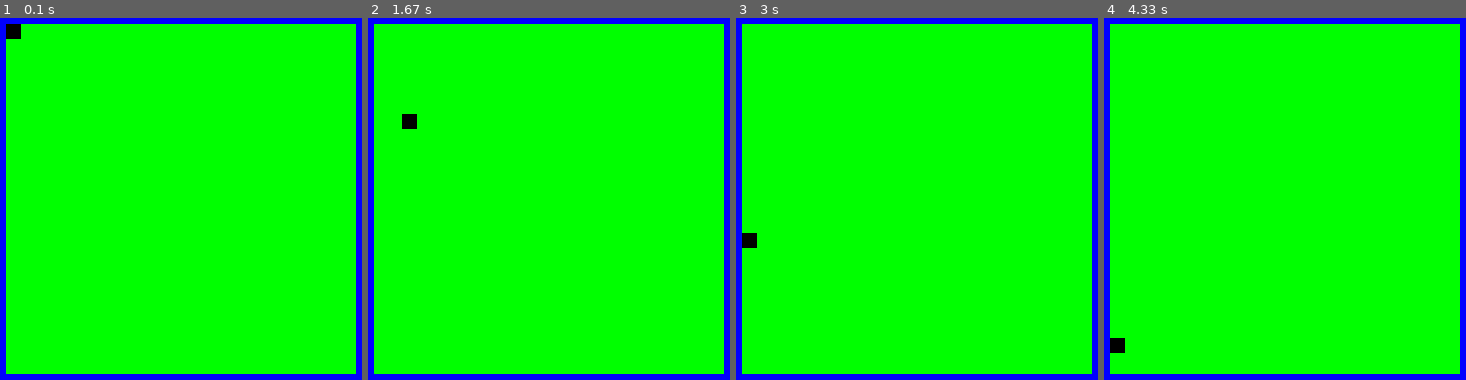
Above: before the commit, frames 1-4 (left to right).
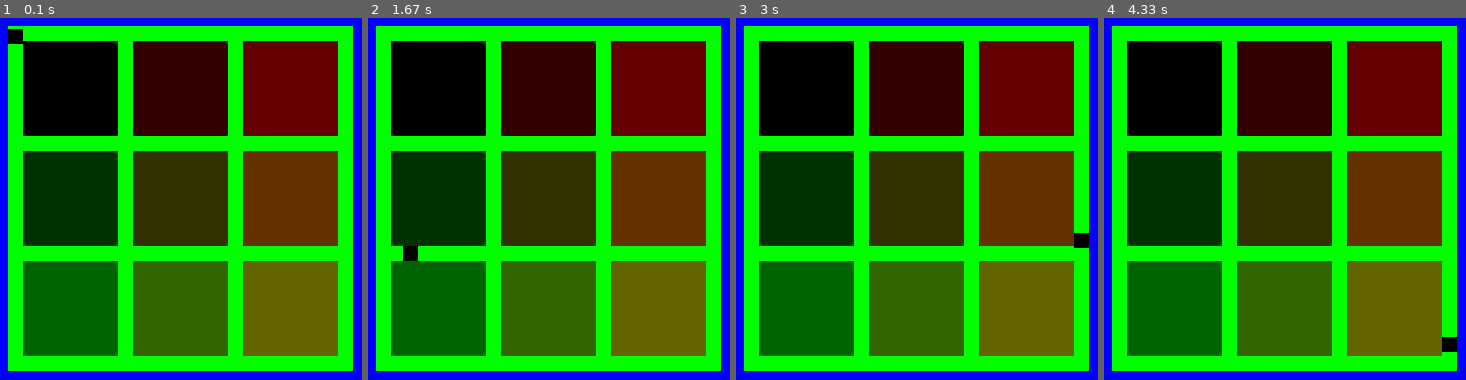
Above: after the commit, the same moments.

Repository: bananaflame/witnessPanel
Game: pygame game, started from main.py
Two runs of this game, one before a commit and one after it. Both use one fixed random seed, a clock stepped at 60 frames per second and the inputs below.
Inputs (mouse positions are in pixels of both pictures, inside the frame that each line leads up to):
- Up to frame 1 (0.1 s): no input
- Up to frame 2 (1.67 s): click (outside the picture) at 0.38 s; click (606, 289) at 0.72 s; click (617, 235) at 1.05 s; click (407, 119) at 1.38 s
- Up to frame 3 (3 s): click (917, 249) at 1.72 s; click (833, 115) at 2.05 s; click (outside the picture) at 2.38 s; click (outside the picture) at 2.72 s
- Up to frame 4 (4.33 s): click (1111, 119) at 3.05 s; click (1143, 267) at 3.38 s; click (outside the picture) at 3.72 s; click (outside the picture) at 4.05 s

The runs differ from the first frame. In frame 1, 65% of the frame differs, in the area x 1-99%, y 1-99%; in frame 2, 65%; in frame 3, 65%; in frame 4, 65%.

Commit message:
baby steps - oh wait lol
too tired to start anything major, fixed the maze border buffer being
too big and fixed the grid line width 1 pixel too big on right and down
sides... just realized I hadn't pushed the square stuff. actually this
is a bigger update then, maze generation code is done for all
resolutions and grid sizes, so there's that.

Diff:
--- a/main.py
+++ b/main.py
@@ -23,8 +23,8 @@
         self.symbols = symbols #tuple with (x,y), relative to squares, not intersections
         self.inlines = inlines #starts, ends, and hexagons, unsure of formatting
         self.linefrac = linefrac #should be a fraction, i.e. 1/4 for 1/4 the size of squares
-        self.bgcolor = bgcolor
-        self.gridcolor = gridcolor
+        self.bgcolor = bgcolor #color of squares and border
+        self.gridcolor = gridcolor #color of grid lines
 
         self.grid = []
         for y in range(size[0]):
@@ -32,7 +32,7 @@
             for x in range(size[1]):
                 self.grid[y].append(0)
 
-        self.generateMazeImage(display)
+        self.generateWalls(display)
 
     def printMaze(self):
         for i in self.grid:
@@ -40,40 +40,43 @@
                 print(j, end=" ")
             print()
 
-    def generateMazeImage(self,display):
+    def generateWalls(self,display):
         image = display.copy()
         image.fill(self.bgcolor)
         screenrect = display.get_rect()
         #get largest possible square size (remember linefrac is fraction of square size, like 1/4)
-        #includes space in between squares and 1 line width worth of buffer around the edges
-        squaresize = screenrect.w // (self.size[0] + (2*self.linefrac*self.size[0]) + self.linefrac)
-        print("first squaresize is "+str(squaresize))
+        #includes space in between squares and 1.5x line width worth of buffer on both bounding edges
+        squaresize = screenrect.w // (self.size[0] + (self.linefrac*self.size[0]) + 4*self.linefrac)
         self.longside = right
-        print(str(self.size[1])+"is self size 1")
-        print("if "+str(squaresize*(1+self.linefrac)*self.size[1])+str(squaresize*self.linefrac)+"greater than "+str(screenrect.h))
+        #test if that squaresize is compatible with vertical dimension, if it bleeds over vertical is limiting
         if squaresize*(1+self.linefrac)*self.size[1] + squaresize*self.linefrac > screenrect.h:
-            squaresize = screenrect.h // (self.size[1] + (2*self.linefrac*self.size[1]) + self.linefrac)
-            print("squaresize is vertical, - "+str(squaresize))
+            squaresize = screenrect.h // (self.size[1] + (self.linefrac*self.size[1]) + 4*self.linefrac)
             self.longside = up
         squaresize = int(squaresize)
-        self.linewidth = squaresize*self.linefrac#I need the pixel value of linewidth more after this, so this will be useful
+        self.linewidth = int(squaresize*self.linefrac)#I need the pixel value of self.linewidth more after this, so this will be useful
 
         widthspace = int(screenrect.w - ((squaresize+self.linewidth)*self.size[0] + self.linewidth))
         heightspace = int(screenrect.h - ((squaresize+self.linewidth)*self.size[1] + self.linewidth))
 
-        print("widthspace is: "+str(widthspace))
-        print("heightspace is: "+str(heightspace))
-
-
         self.walls = pygame.sprite.Group()
         self.walls.add(Wall(0,0,widthspace//2,
                             screenrect.h,self.bgcolor))#left boundary
-        self.walls.add(Wall(screenrect.w-widthspace//2,0,
+        self.walls.add(Wall(((squaresize+self.linewidth)*self.size[0] + self.linewidth)+ widthspace//2,0,
                             screenrect.w,screenrect.h,self.bgcolor))#right boundary
         self.walls.add(Wall(widthspace//2,0,
                             screenrect.w-widthspace//2,heightspace//2,self.bgcolor))#top boundary
-        self.walls.add(Wall(widthspace//2,screenrect.h-heightspace//2,
-                            screenrect.w-widthspace//2,screenrect.h,self.bgcolor))#bottom boundary
+        self.walls.add(Wall(widthspace//2,((squaresize+self.linewidth)*self.size[1] + self.linewidth)+heightspace//2,
+                            ((squaresize+self.linewidth)*self.size[0] + self.linewidth)+ widthspace//2,screenrect.h,self.bgcolor))#bottom boundary
+
+        #add grid squares, these for loops might be redundant with creation of self.grid earlier, clean up
+        for y in range(self.size[1]):
+            for x in range(self.size[0]):
+                squarex = widthspace//2+self.linewidth+(x*(squaresize+self.linewidth))
+                squarey = heightspace//2+self.linewidth+(y*(squaresize+self.linewidth))
+                print("Making wall with "+str(squarex)+", "+str(squarey)+", "+str(squarex+squaresize)+", "+str(squarey+squaresize))
+                self.walls.add(Wall(squarex,squarey,squaresize,squaresize,(50*x,50*y,0)))
+
+
 
     def drawMaze(self, display):
         self.walls.draw(display)#maybe blit instead of drawing walls each time?
@@ -96,7 +99,7 @@
         mousepos = pygame.mouse.get_pos()
         diffx = mousepos[0] - (self.rect.x + self.width/2) #diff between center of line head and mouse, not top left corner
         diffy = -mousepos[1] + (self.rect.y+ self.width/2) #reversed bc display y-axis is flipped
-        fractiontomove = 3
+        fractiontomove = 6
         if abs(diffy) > abs(diffx):#primary axis is up/down
             if abs(diffy) > 3:#prevents movement when cursor close enough to center
                 if diffy > 0 :
@@ -168,7 +171,7 @@
 testmaze = Maze(screen,(3,3),(),(),(),1/6,blue,green)
 #testmaze.printself()
 
-testtrace = Trace(100,100,15,black)
+testtrace = Trace(100,100,testmaze.linewidth,black)
 tracelist = pygame.sprite.Group()
 tracelist.add(testtrace)
 
--- a/psuedo.and.todo.txt
+++ b/psuedo.and.todo.txt
@@ -6,15 +6,14 @@
 idea: line start is circle that grows bigger, created in constructor of Trace *and added to the trace body sprite list* so it keeps getting drawn
 
 To Do:
-draw the squares in the grid based on maze data, check if the line width between them is pixel constant for the line head, might need tweaking
-try to implement move towards intersection when primary direction is towards other thing
-
-convert maze data to wall surfaces, scale for resolution and variable grid sizes
+*implement move towards intersection when primary direction is towards other thing*
 add start and finish functionality to maze data
 add intersection sprites for collisions at maze intersections, as well as hexagon sprites (wait, maybe just hexagon sprites?)
+ - maybe don't do this ^ but find a way to store trace path
 draw line body based on occupied intersections, and stretch active dimension of a "current" rectangle surface as line head moves
 
 further down the line:
+check if variables need to be self.var or just var
 solution checking: [SPOILERS FOR THE WITNESS PUZZLE MECHANICS BELOW]
  - hexagon sprites all collide with line segments
 use left/right of line algorithm to separate grid into groups, for all white/black squares check if any of other color in group
